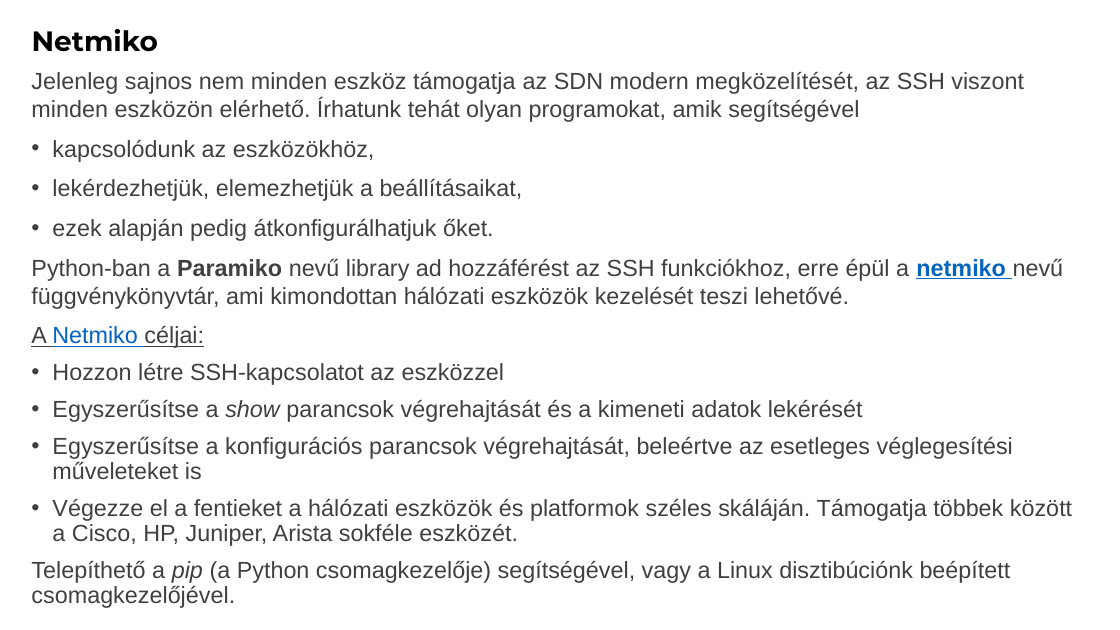
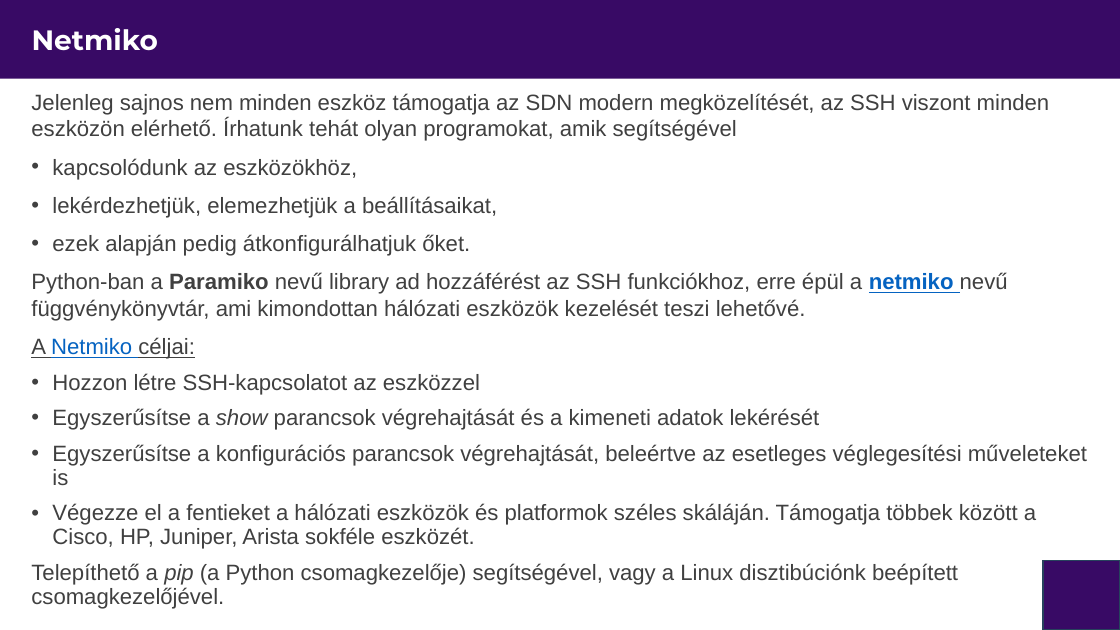
Before and after one commit to itmp-hu/itmp-halozatok-programozasa, a slide deck: slide 5 of module-1/Hálózatprogramozás és automatizáció-1.pptx (slide 4 before the commit). Drawn at 1120x630 pixels with LibreOffice and Linux fonts; fonts in the diff are those of the drawing; background and template pictures are left out. Boxes give left, top, right and bottom in pixels: in the first picture for what was removed or moved away, otherwise in the second. Text is boxed around its words. In the diff, an @@ line names an element or a change of style, - is before the commit and + after.

```diff
--- a/module-1/Hálózatprogramozás és automatizáció-1.pptx
+++ b/module-1/Hálózatprogramozás és automatizáció-1.pptx
@@ rectangle added at (x1=0, y1=0, x2=1120, y2=79), fill #380A65 @@
@@ title "Netmiko" at (x1=32, y1=28, x2=158, y2=51): text colour #000000 to #FFFFFF @@
@@ text "Jelenleg sajnos nem minden eszköz ..." moved from (x1=31, y1=72, x2=1072, y2=608) to (x1=31, y1=93, x2=1087, y2=609) @@
@@ text "Jelenleg sajnos nem minden eszköz ..." at (x1=31, y1=93, x2=1087, y2=609): size 20 to 19 pt @@
@@ rounded rectangle added at (x1=1044, y1=560, x2=1120, y2=630), fill #380A65, outline #28445D 1 pt @@
```
Also in this commit, not shown: 10 other slides changed, 1 slide added, 2 other files.
